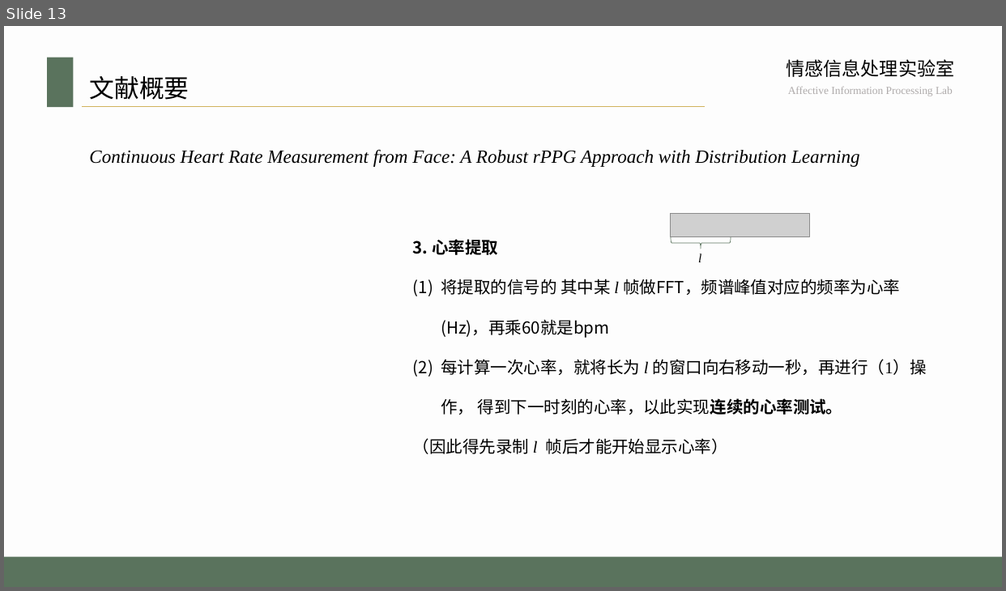
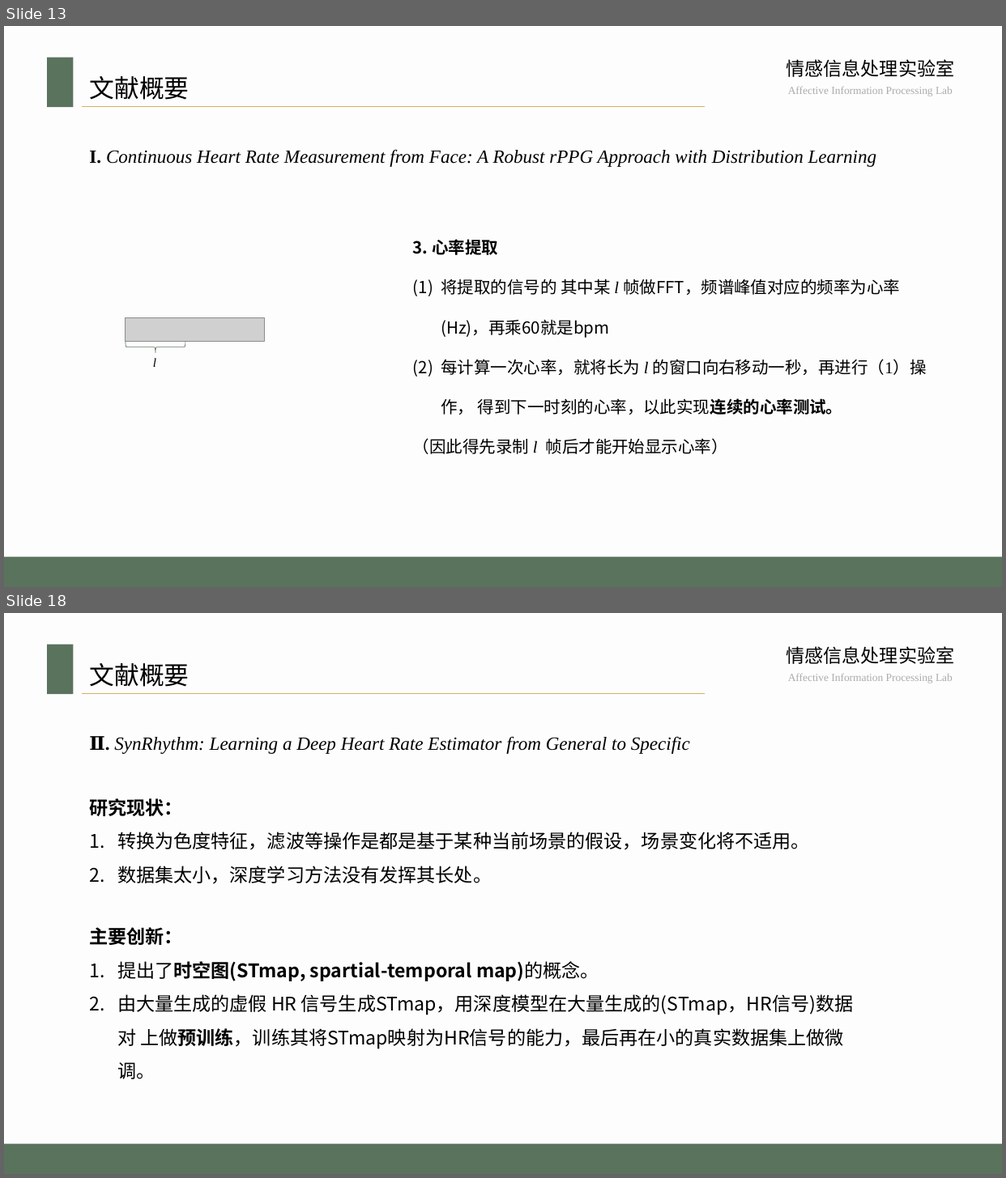
Before and after one commit to whatcarp/rppgrppg, a slide deck: 东大模板.pptx. Shown one above the other, each under a label of ours: slide 13 before the commit, slides 13 and 18 after it; the slides between them are not shown. The pictures are 1006x591 and 1006x1178 pixels, drawn with LibreOffice and Linux fonts; fonts in the diff are those of the drawing; grey boxes stand for pictures; background and template pictures are left out. Boxes give left, top, right and bottom in pixels: in the first picture for what was removed or moved away, otherwise in the second. Text is boxed around its words. In the diff, an @@ line names an element or a change of style, - is before the commit and + after.

```diff
--- a/东大模板.pptx
+++ b/东大模板.pptx
@@ slide 18 added at (4,613,1002,1174), background #E7E6E6 at 5% opacity; not listed: 5 template elements that a slide beside it also shows @@
@@ title added at (89,663,189,687), 24 pt, text #000000 @@
+文献概要
@@ text added at (89,736,690,754), 18 pt, text #000000, italic @@
+Ⅱ. SynRhythm: Learning a Deep Heart Rate Estimator from General to Specific
@@ text added at (89,798,810,884), 18 pt, text #000000 @@
+研究现状：
+1. 转换为色度特征，滤波等操作是都是基于某种当前场景的假设，场景变化将不适用。
+2. 数据集太小，深度学习方法没有发挥其长处。
@@ text added at (89,927,853,1049), 18 pt, text #000000 @@
+主要创新：
+1. 提出了时空图(STmap, spartial-temporal map)的概念。
+2. 由大量生成的虚假 HR 信号生成STmap，用深度模型在大量生成的(STmap，HR信号)数据对 上做预训练，训练其将STmap映射为HR信号的能力，最后再在小的真实数据集上做微调。
@@ slide 13 changed as well @@
@@ text at (89,149,877,167): text changed @@
-Continuous Heart Rate Measurement from Face: A Robust rPPG Approach with Distribution Learning
+I. Continuous Heart Rate Measurement from Face: A Robust rPPG Approach with Distribution Learning
@@ 1 picture, 1 text, 1 right brace: place and size @@
-1 picture, 1 text, 1 right brace at (671,214,809,263)
+1 picture, 1 text, 1 right brace at (126,318,264,367)
```
Also in this commit, not shown: 8 other slides changed, 15 other slides added.
